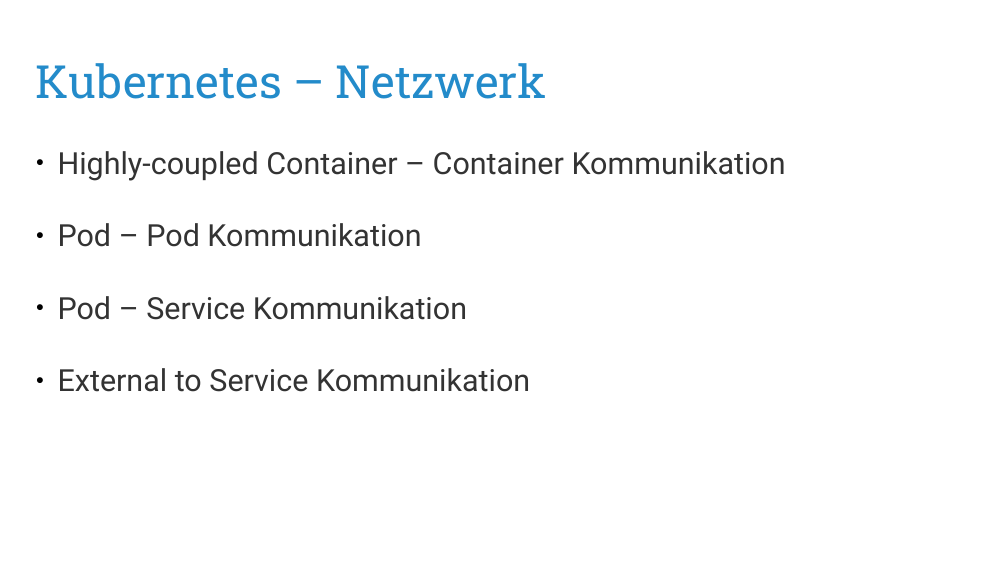
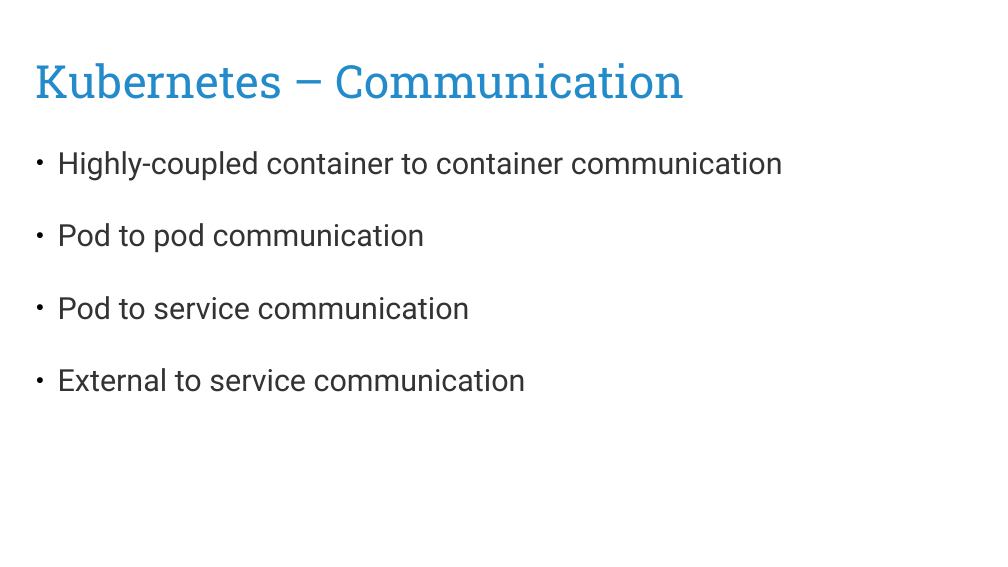
Before and after one commit to puzzle/kubernetes-techlab, a slide deck: slide 17 of presentation/kubernetes-workshop.odp (slide 21 before the commit). Drawn at 1008x567 pixels with LibreOffice and Linux fonts; fonts in the diff are those of the drawing. Boxes give left, top, right and bottom in pixels: in the first picture for what was removed or moved away, otherwise in the second. Text is boxed around its words. In the diff, an @@ line names an element or a change of style, - is before the commit and + after.

Commit message:
Update presentation

```diff
--- a/presentation/kubernetes-workshop.odp
+++ b/presentation/kubernetes-workshop.odp
@@ title at <box>36,63,685,99</box>: text changed @@
-Kubernetes – Netzwerk
+Kubernetes – Communication
@@ text at <box>58,151,783,392</box>: text changed @@
-● Highly-coupled Container – Container Kommunikation
-● Pod – Pod Kommunikation
-● Pod – Service Kommunikation
-● External to Service Kommunikation
+● Highly-coupled container to container communication
+● Pod to pod communication
+● Pod to service communication
+● External to service communication
```
Also in this commit, not shown: 8 other slides changed, 17 slides added, 21 slides removed, 1 other file.
